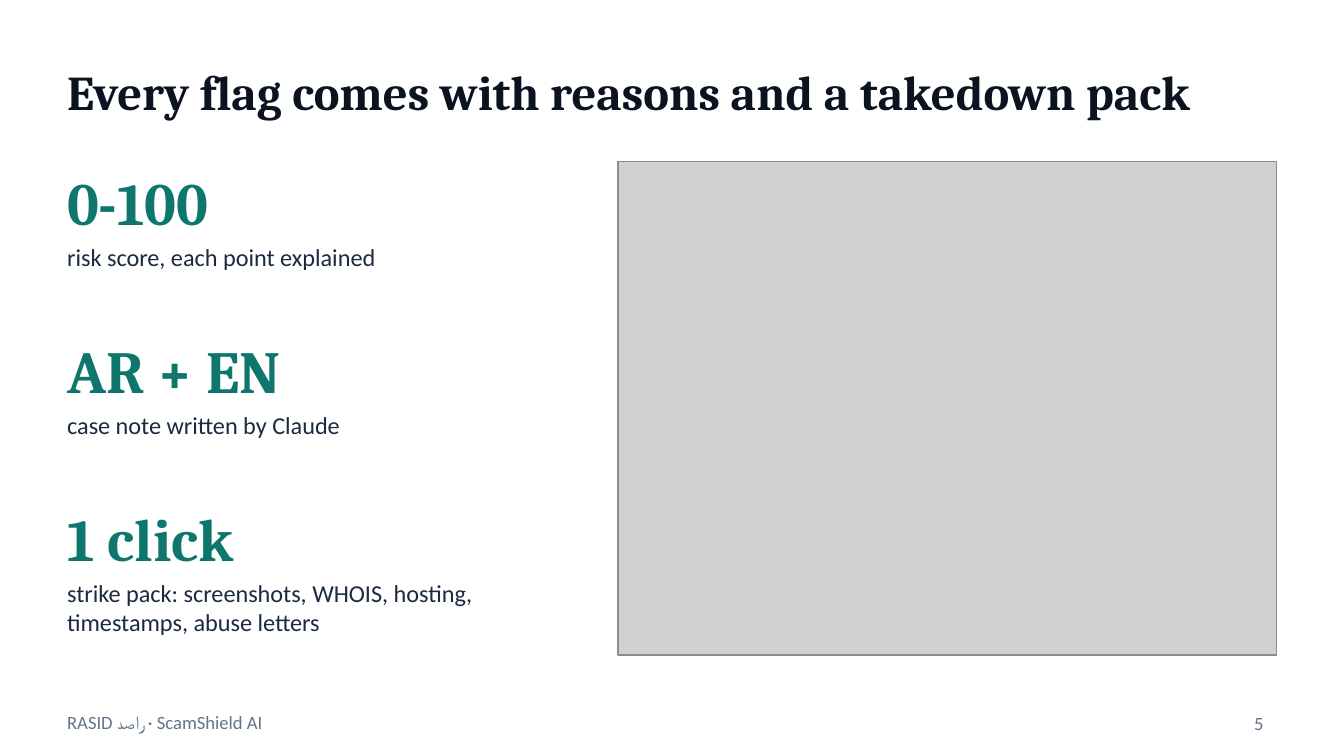
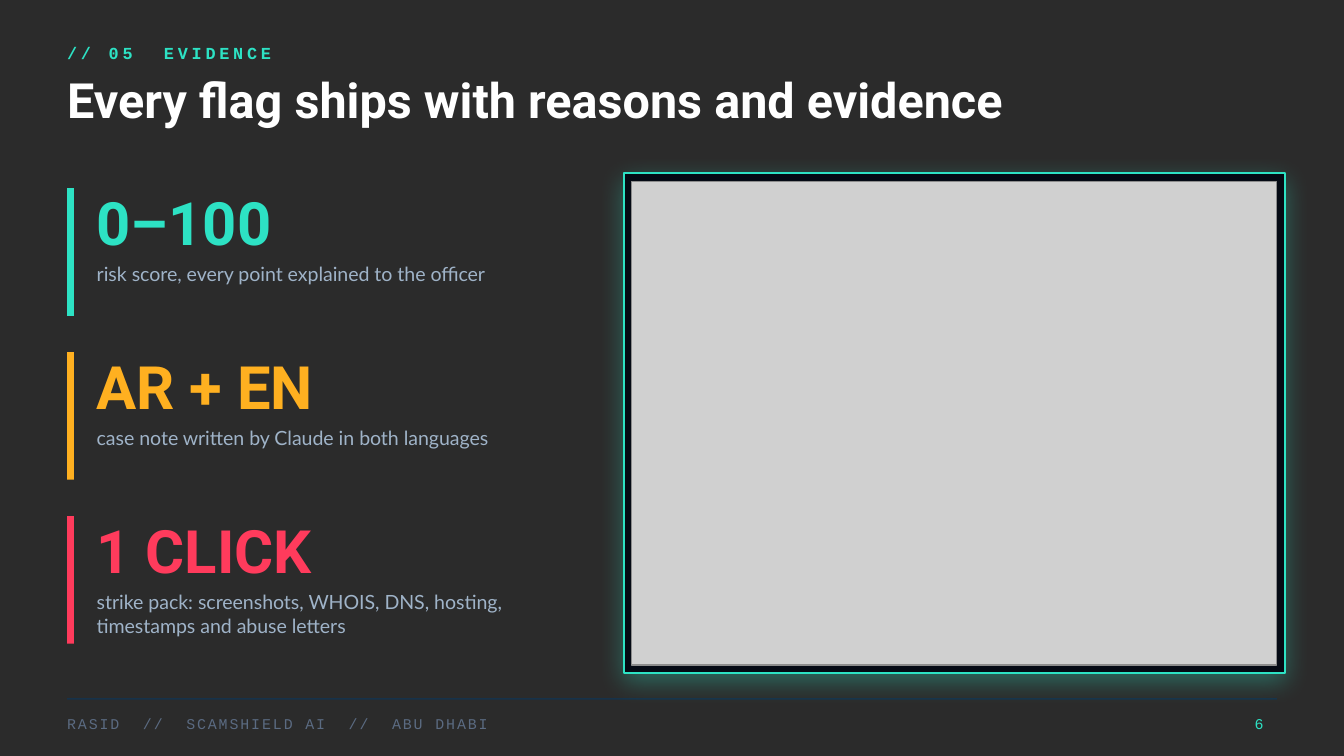
Before and after one commit to OmerWasyhun/rasid-scam-radar, a slide deck: slide 6 of RASID-ScamShield-pitch.pptx (slide 5 before the commit). Drawn at 1344x756 pixels with LibreOffice and Linux fonts; fonts in the diff are those of the drawing; grey boxes stand for pictures; background and template pictures are left out; a plain dark background stands for a picture behind light text. Boxes give left, top, right and bottom in pixels: in the first picture for what was removed or moved away, otherwise in the second. Text is boxed around its words. In the diff, an @@ line names an element or a change of style, - is before the commit and + after.

```diff
--- a/RASID-ScamShield-pitch.pptx
+++ b/RASID-ScamShield-pitch.pptx
@@ background #FFFFFF to picture (left out) @@
@@ text added at [109, 47, 271, 59], 9 pt, text #2DE2C4, bold @@
+// 05 EVIDENCE
@@ title at [67, 81, 1003, 129]: text changed; font Cambria to Roboto; text colour #0B1220 to #FFFFFF @@
-Every flag comes with reasons and a takedown pack
+Every flag ships with reasons and evidence
@@ title "Every flag ships with reasons ..." at [67, 81, 1003, 129]: vertical alignment middle to top @@
@@ rectangle added at [624, 173, 1285, 673], fill #050A14, outline #2DE2C4 1 pt @@
@@ rectangle added at [67, 188, 74, 316], fill #2DE2C4 @@
@@ text at [97, 202, 272, 246]: text changed; font Cambria to Roboto; text colour #0F766E to #2DE2C4 @@
-0-100
+0–100
@@ picture: place and size @@
-picture at [618, 161, 1277, 655]
+picture at [632, 181, 1277, 665]
@@ text at [97, 266, 486, 285]: text changed; size 13 to 10.5 pt; font Calibri to Lato; text colour #1B2A41 to #9FB3C8 @@
-risk score, each point explained
+risk score, every point explained to the officer
@@ rectangle added at [67, 352, 74, 480], fill #FFB020 @@
@@ text "AR + EN": place and size @@
-text "AR + EN" at [67, 353, 280, 393]
+text "AR + EN" at [97, 366, 313, 409]
@@ text "AR + EN" at [97, 366, 313, 409]: font Cambria to Roboto, text colour #0F766E to #FFB020 @@
@@ text at [97, 430, 489, 449]: text changed; size 13 to 10.5 pt; font Calibri to Lato; text colour #1B2A41 to #9FB3C8 @@
-case note written by Claude
+case note written by Claude in both languages
@@ rectangle added at [67, 516, 74, 644], fill #FF3B5C @@
@@ text at [97, 530, 312, 574]: text changed; font Cambria to Roboto; text colour #0F766E to #FF3B5C @@
-1 click
+1 CLICK
@@ text at [97, 594, 502, 637]: text changed; size 13 to 10.5 pt; font Calibri to Lato; text colour #1B2A41 to #9FB3C8 @@
-strike pack: screenshots, WHOIS, hosting, timestamps, abuse letters
+strike pack: screenshots, WHOIS, DNS, hosting, timestamps and abuse letters
@@ text at [67, 719, 487, 729]: text changed; size 10 to 8 pt; font Calibri to Courier New; text colour #64748B to #5B6B82 @@
-RASID راصد · ScamShield AI
+RASID // SCAMSHIELD AI // ABU DHABI
@@ line added from (67, 699) to (1277, 699), #16324A 0.75 pt @@
@@ page number removed at [1254, 718, 1263, 730] @@
-5
@@ page number added at [1255, 719, 1264, 729], 8 pt, text #2DE2C4 @@
+6
```
Also in this commit, not shown: 7 other slides changed, 3 slides added, 1 slide removed, 3 other files.
